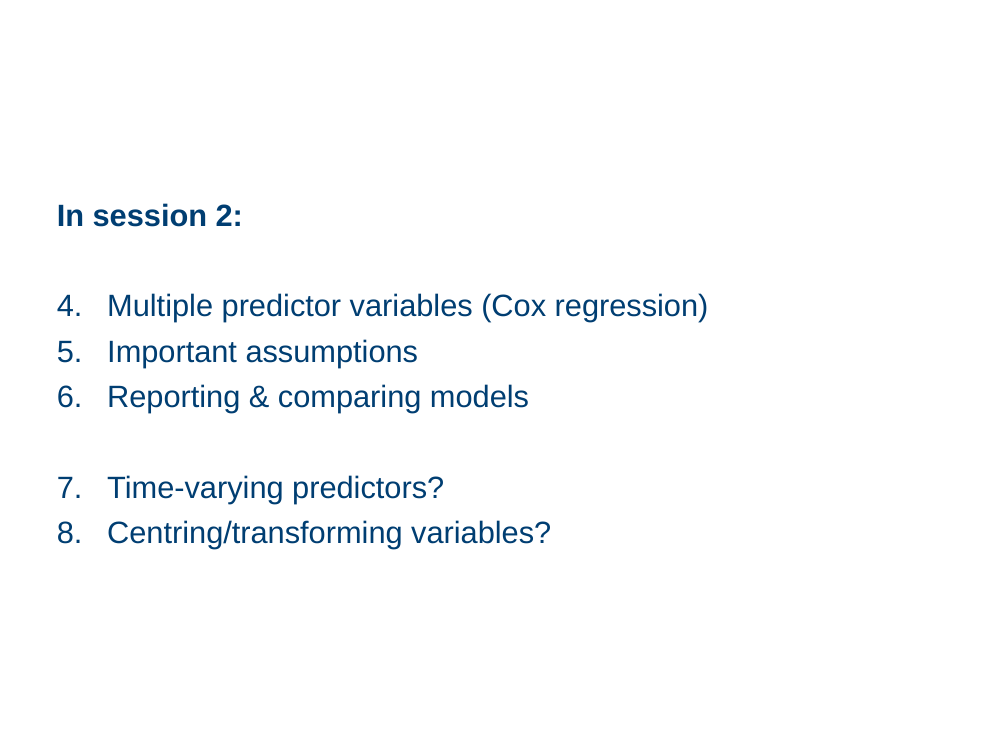
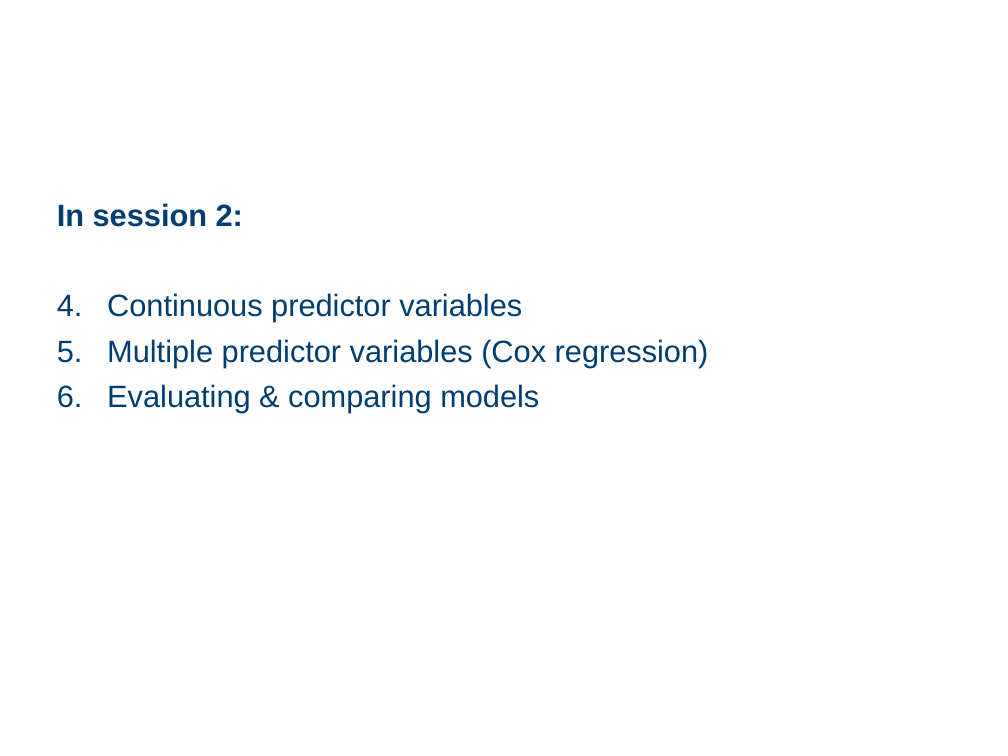
Before and after one commit to cambiotraining/stats-survival-analysis, a slide deck: slide 4 of survival-analysis-draft.pptx. Drawn at 1008x756 pixels with LibreOffice and Linux fonts; fonts in the diff are those of the drawing; background and template pictures are left out. Boxes give left, top, right and bottom in pixels: in the first picture for what was removed or moved away, otherwise in the second. Text is boxed around its words. In the diff, an @@ line names an element or a change of style, - is before the commit and + after.

Commit message:
updates to assumptions

```diff
--- a/survival-analysis-draft.pptx
+++ b/survival-analysis-draft.pptx
@@ text at box(107, 293, 522, 322): paragraph added @@
+4. Continuous predictor variables
@@ text at box(107, 384, 539, 413): text changed @@
-5. Important assumptions
-6. Reporting & comparing models
-7. Time-varying predictors?
-8. Centring/transforming variables?
+6. Evaluating & comparing models
```
Also in this commit, not shown: 14 other slides changed, 34 slides added, 8 slides removed, 41 other files.
